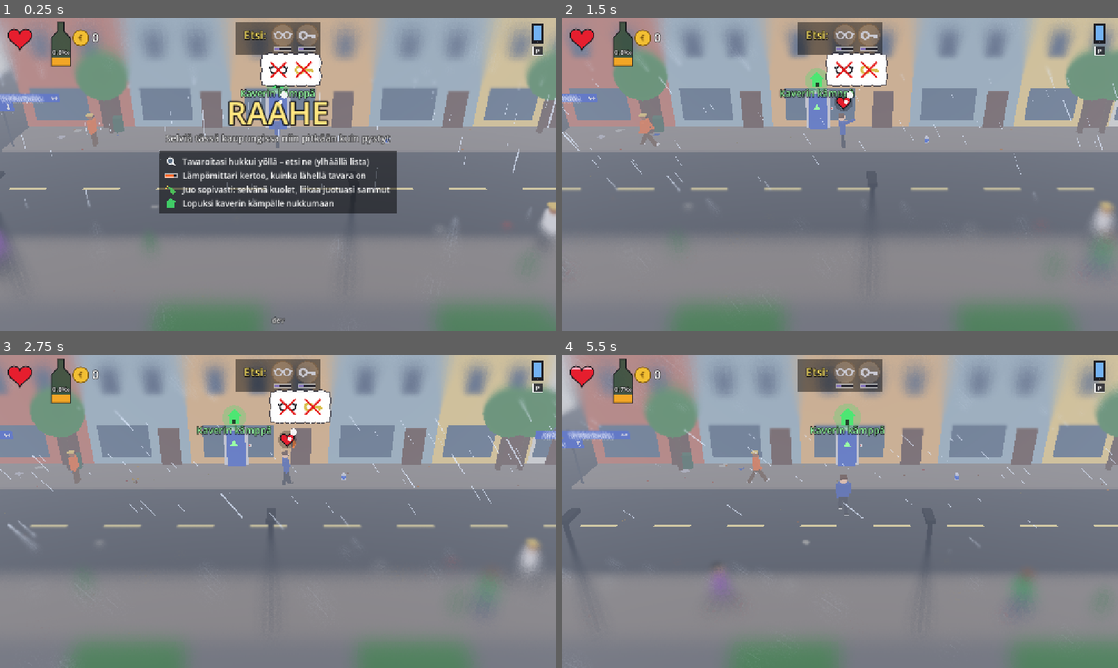
Above: before the commit, frames 1-4 (two rows, left to right).
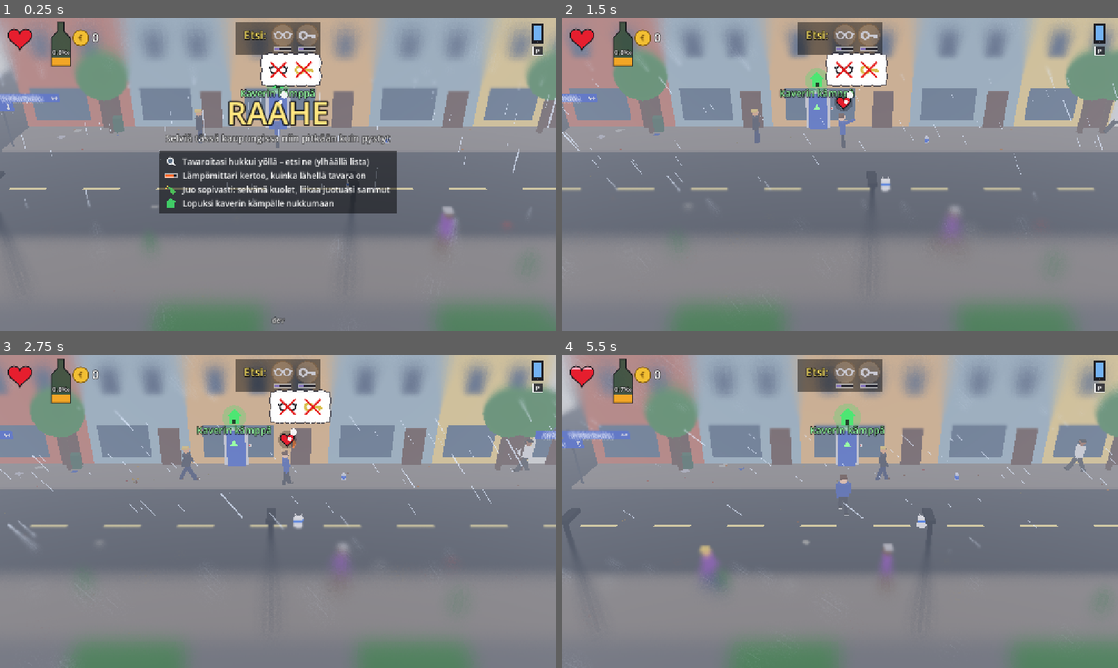
Above: after the commit, the same moments.

Repository: Ecculi/GoodMorningMoonshine
Game: Godot game, scene res://scenes/main.tscn
Same seed, same stepped clock (60 frames per second), same inputs: the game is played once before the commit and once after it.
Inputs (mouse positions are in pixels of both pictures, inside the frame that each line leads up to):
- Up to frame 1 (0.25 s): no input
- Up to frame 2 (1.5 s): tap Enter at 0.5 s; move the mouse to (962, 158) at 0.52 s; hold Right (move_right) 0.53-1.25 s; hold Space (action) 0.53-1.25 s; click (962, 158) at 0.67 s; tap Shift (run) at 0.8 s; drag from (728, 190) to (812, 237) at 1.27 s
- Up to frame 3 (2.75 s): move the mouse to (333, 442) at 2.02 s; hold Right (move_right) from 2.03 s (still down); hold Space (action) from 2.03 s (still down); tap Shift (run) at 2.3 s
- Up to frame 4 (5.5 s): release Right (move_right) at 2.75 s; release Space (action) at 2.75 s; drag from (812, 574) to (673, 464) at 2.77 s; move the mouse to (1006, 558) at 3.52 s; hold Left (move_left) 3.53-4.25 s; hold Shift (run) 3.53-4.25 s; drag from (673, 464) to (756, 433) at 4.27 s; move the mouse to (867, 511) at 5.02 s; hold Down (move_down) from 5.03 s (still down); hold Shift (run) from 5.03 s (still down); tap Enter at 5.1 s; click (867, 511) at 5.17 s

The runs differ from the first frame. In frame 1, 0.7% of the frame differs, in the area x 0-100%, y 29-81%; in frame 2, 1.1%; in frame 3, 1.2%; in frame 4, 1.3%, in the area x 24-95%, y 26-83%.

Commit message:
Plastic bags: things picked up go into the bag, it tears when too full or in a fight, a short press uses the last drink or food in it, a full bag hits hard (#29)
Co-Authored-By: Claude Opus 5.5 <noreply@anthropic.com>
Claude-Session: https://claude.ai/code/session_014p1PedxCUJaxVSrPU9jmLz

Diff:
--- a/scripts/item.gd
+++ b/scripts/item.gd
@@ -1,7 +1,7 @@
 extends Node3D
 ## An item on the street, in the player's hand, or flying after a throw.
 
-enum Kind { BOTTLE, CAN, FOOD, COIN, COFFEE, ENERGY, PILLS }
+enum Kind { BOTTLE, CAN, FOOD, COIN, COFFEE, ENERGY, PILLS, BAG }
 enum St { GROUND, HELD, FLYING }
 
 
@@ -13,6 +13,14 @@
 ## picked up again straight away.
 var wait_far := false
 var flight_time := 0.5
+## Plastic bag: what is inside, as [kind, value, drink] entries. Holding a
+## bag, picked-up things go into it (see player._pickup); too many and it
+## tears (BAG_MAX). A full bag is heavy to throw.
+var contents: Array = []
+const BAG_MAX := 5
+## A bag with this many things in it hits like a bottle.
+const BAG_HEAVY := 3
+var _bag_body: MeshInstance3D
 
 var _root: Node3D
 
@@ -49,6 +57,14 @@
 			_cyl(0.055, 0.14, Color(0.95, 0.95, 0.93), Vector3(0, 0.07, 0))
 			_cyl(0.05, 0.01, Color(0.35, 0.2, 0.1), Vector3(0, 0.142, 0))
 			_cyl(0.057, 0.04, Color(0.6, 0.4, 0.25), Vector3(0, 0.06, 0))
+		Kind.BAG:
+			var white := Color(0.95, 0.95, 0.93)
+			_bag_body = _cyl(0.1, 0.24, white, Vector3(0, 0.12, 0))
+			_bag_body.scale = Vector3(1.0, 1.0, 0.55)
+			_cyl(0.102, 0.05, Color(0.2, 0.45, 0.85), Vector3(0, 0.15, 0)).scale = Vector3(1.0, 1.0, 0.56)
+			for sx in [-0.05, 0.05]:
+				var hd := _cyl(0.012, 0.09, white, Vector3(sx, 0.27, 0))
+				hd.rotation.z = -sx * 6.0
 		Kind.ENERGY:
 			_cyl(0.05, 0.19, Color(0.1, 0.1, 0.12), Vector3(0, 0.095, 0))
 			_cyl(0.052, 0.06, Color(0.4, 0.95, 0.2), Vector3(0, 0.1, 0))
@@ -81,6 +97,22 @@
 	return kind == Kind.FOOD and state == St.GROUND
 
 
+## Bag: bulges with what is inside.
+func update_bag_look() -> void:
+	if _bag_body == null:
+		return
+	var n := float(contents.size())
+	_bag_body.scale = Vector3(1.0 + n * 0.07, 1.0 + n * 0.1, 0.55 + n * 0.08)
+
+
+## What a thrown thing counts as when it hits someone: a heavy bag hits
+## like a bottle (and can knock them out), a light one like a can.
+func hit_kind() -> int:
+	if kind == Kind.BAG:
+		return Kind.BOTTLE if contents.size() >= BAG_HEAVY else Kind.CAN
+	return kind
+
+
 func can_pickup() -> bool:
 	return state == St.GROUND and not wait_far
 
@@ -107,6 +139,7 @@
 	Kind.ENERGY: ["cyl", 0.052, 0.19, 0.095],
 	Kind.FOOD: ["capsule", 0.05, 0.3, 0.05],
 	Kind.PILLS: ["box", 0.12, 0.04, 0.02],
+	Kind.BAG: ["box", 0.2, 0.26, 0.13],
 }
 const MASS := {Kind.BOTTLE: 0.8, Kind.CAN: 0.15, Kind.COFFEE: 0.3, Kind.ENERGY: 0.35, Kind.FOOD: 0.2, Kind.PILLS: 0.05}
 ## Items fly on their own collision layer and hit the world only.
@@ -125,7 +158,7 @@
 func _make_body(start: Vector3) -> RigidBody3D:
 	var rb := RigidBody3D.new()
 	rb.top_level = true
-	rb.mass = MASS.get(kind, 0.3)
+	rb.mass = MASS.get(kind, 0.3) if kind != Kind.BAG else 0.1 + 0.3 * contents.size()
 	rb.collision_layer = ITEM_LAYER
 	rb.collision_mask = WORLD_LAYER
 	rb.freeze_mode = RigidBody3D.FREEZE_MODE_STATIC
@@ -200,7 +233,7 @@
 		var animal = main.animal_at(centre, 0.5)
 		if npc != null and centre.y < 2.2:
 			_hit_done = true
-			npc.hit_by_item(kind)
+			npc.hit_by_item(hit_kind())
 			_bounce_off()
 			if kind == Kind.BOTTLE and _shatters():
 				_break()
@@ -208,7 +241,7 @@
 		elif animal != null and centre.y < 1.2 and kind != Kind.FOOD:
 			# Food is left to land (a dog goes for it); anything else hits.
 			_hit_done = true
-			animal.hit_by_item(kind)
+			animal.hit_by_item(hit_kind())
 			_bounce_off()
 			if kind == Kind.BOTTLE and _shatters():
 				_break()
--- a/scripts/main.gd
+++ b/scripts/main.gd
@@ -389,7 +389,7 @@
 	var saved := []
 	for it in items:
 		if is_instance_valid(it) and it != player.hand_item and it.state == Item.St.GROUND:
-			saved.append([it.kind, it.global_position, it.value, it.drink])
+			saved.append([it.kind, it.global_position, it.value, it.drink, it.contents.duplicate(true)])
 	_block_items[_key(segment)] = saved
 	var shards := []
 	for g in glass:
@@ -403,7 +403,10 @@
 		spawn_glass(entry[0], entry[1])
 	if _block_items.has(key):
 		for entry in _block_items[key]:
-			spawn_item(entry[0], entry[1], entry[2], entry[3])
+			var it = spawn_item(entry[0], entry[1], entry[2], entry[3])
+			if entry.size() > 4:
+				it.contents = entry[4]
+				it.update_bag_look()
 	else:
 		for i in rng.randi_range(2, 5):
 			var r := rng.randf()
@@ -419,6 +422,9 @@
 			elif r < 0.75:
 				kind = Item.Kind.COIN
 			spawn_item(kind, Vector3(rng.randf_range(-15.0, 15.0), 0, _random_z()), rng.randi_range(1, 3))
+		# Now and then a plastic bag blowing about.
+		if rng.randf() < 0.35:
+			spawn_item(Item.Kind.BAG, Vector3(rng.randf_range(-15.0, 15.0), 0, _random_z()))
 	for i in rng.randi_range(2, 5):
 		_spawn_npc(false)
 	# Police patrol some blocks (more of them later in the game); guards
@@ -969,7 +975,7 @@
 	var hand: Array = []
 	var h = player.hand_item
 	if h != null and is_instance_valid(h):
-		hand = [h.kind, h.value, h.drink]
+		hand = [h.kind, h.value, h.drink, h.contents.duplicate(true)]
 	GameState.save_morning({"seg": seg, "pos": pos, "facing": facing, "hand": hand})
 
 
@@ -989,8 +995,11 @@
 	player.wake_up()
 	_enter_block(s.get("seg", GameState.home_seg), s.get("pos", _home_door_pos()), s.get("facing", 1))
 	var hand: Array = s.get("hand", [])
-	if hand.size() == 3:
+	if hand.size() >= 3:
 		var it = spawn_item(hand[0], player.position, hand[1], hand[2])
+		if hand.size() > 3:
+			it.contents = hand[3]
+			it.update_bag_look()
 		player._pickup(it)
 	hud.show_pocket_check()
 	return true
--- a/scripts/player.gd
+++ b/scripts/player.gd
@@ -979,6 +979,8 @@
 			main.popup("?!", position + Vector3(0, 2.1, 0), Color(1.0, 0.45, 0.85))
 			_consume_hand_item()
 			return
+		if hand_item.kind == Item.Kind.BAG and _use_from_bag():
+			return
 	_punch(target, 0.0)
 
 
@@ -1175,6 +1177,16 @@
 		main.popup("+%d €" % it.value, it.global_position + Vector3(0, 1.0, 0), Color(1, 0.85, 0.3))
 		main.remove_item(it)
 		return
+	# A bag in the hand: things go into the bag (the bag stays in the hand).
+	if hand_item != null and hand_item.kind == Item.Kind.BAG and it.kind != Item.Kind.BAG:
+		_bag_add(it)
+		return
+	# Picking up a bag: whatever was in the hand goes into it.
+	if it.kind == Item.Kind.BAG and hand_item != null and hand_item.kind != Item.Kind.BAG:
+		var old = hand_item
+		it.contents.append([old.kind, old.value, old.drink])
+		it.update_bag_look()
+		_consume_hand_item()
 	# The hand holds one thing: touching a new item swaps it.
 	if hand_item != null:
 		var old = hand_item
@@ -1183,6 +1195,67 @@
 	it.hold(model.hand)
 	hand_item = it
 	hand_hint_t = HAND_HINT_TIME
+
+
+func _bag_add(it) -> void:
+	var bag = hand_item
+	bag.contents.append([it.kind, it.value, it.drink])
+	main.remove_item(it)
+	bag.update_bag_look()
+	main.popup("+", position + Vector3(0, 1.6, 0), Color(0.9, 0.95, 1.0), 0.8)
+	if bag.contents.size() > Item.BAG_MAX:
+		tear_bag()
+
+
+## The bag tears (too full, or in a fight): everything spills on the street.
+func tear_bag() -> void:
+	if hand_item == null or hand_item.kind != Item.Kind.BAG:
+		return
+	var bag = hand_item
+	var from: Vector3 = model.hand.global_position
+	for e in bag.contents:
+		var spilt = main.spawn_item(e[0], from, e[1], e[2])
+		spilt.launch(from, Vector3(randf_range(-2.0, 2.0), randf_range(1.0, 2.5), randf_range(-1.2, 1.2)))
+	bag.contents.clear()
+	_consume_hand_item()
+	main.popup("rits!", position + Vector3(0, 2.2, 0), Color(0.9, 0.95, 1.0))
+	GameState.busy_time = maxf(GameState.busy_time, 1.0)
+
+
+## Short press with a bag: use the last thing in it that can be drunk or
+## eaten (like holding it). False when there is nothing like that.
+func _use_from_bag() -> bool:
+	var bag = hand_item
+	for i in range(bag.contents.size() - 1, -1, -1):
+		var e: Array = bag.contents[i]
+		var top := position + Vector3(0, 2.1, 0)
+		match e[0]:
+			Item.Kind.BOTTLE:
+				GameState.drink(Item.DRINK_PROMILLE[e[2]])
+				GameState.warm_up(Item.DRINK_WARMTH[e[2]])
+				main.popup("glug", top, Color(1, 0.8, 0.3))
+			Item.Kind.COFFEE, Item.Kind.ENERGY:
+				var coffee: bool = e[0] == Item.Kind.COFFEE
+				GameState.caffeinate(GameState.COFFEE_AWAKE if coffee else GameState.ENERGY_AWAKE)
+				if coffee:
+					GameState.warm_up(GameState.COFFEE_WARMTH)
+				main.popup("!", top, Color(0.6, 1.0, 0.4))
+			Item.Kind.FOOD:
+				GameState.eat()
+				main.popup("+", top, Color(1, 0.35, 0.35))
+			Item.Kind.PILLS:
+				GameState.take_pills()
+				main.popup("?!", top, Color(1.0, 0.45, 0.85))
+			_:
+				continue
+		bag.contents.remove_at(i)
+		bag.update_bag_look()
+		return true
+	return false
+
+
+## Chance that a blow tears a bag that has something in it.
+const BAG_TEAR_CHANCE := 0.4
 
 
 ## After picking something up, a hint above the head tells what the
@@ -1202,6 +1275,13 @@
 			return "ACT_DRINK"
 		Item.Kind.FOOD, Item.Kind.PILLS:
 			return "ACT_EAT"
+		Item.Kind.BAG:
+			for i in range(hand_item.contents.size() - 1, -1, -1):
+				match hand_item.contents[i][0]:
+					Item.Kind.BOTTLE, Item.Kind.COFFEE, Item.Kind.ENERGY:
+						return "ACT_DRINK"
+					Item.Kind.FOOD, Item.Kind.PILLS:
+						return "ACT_EAT"
 	return "ACT_PUNCH"
 
 
@@ -1210,6 +1290,10 @@
 		return
 	_knock = Vector3(signf(position.x - from_x) * 4.0, 0.0, 0.0)
 	main.hud.flash_hurt()
+	# A bag with things in it may tear in a fight.
+	if hand_item != null and hand_item.kind == Item.Kind.BAG and not hand_item.contents.is_empty() \
+			and randf() < BAG_TEAR_CHANCE:
+		tear_bag()
 	_combo = 0
 	# The jacket softens blows.
 	if GameState.is_lost("jacket"):
Not shown, changed: DESIGN.md
